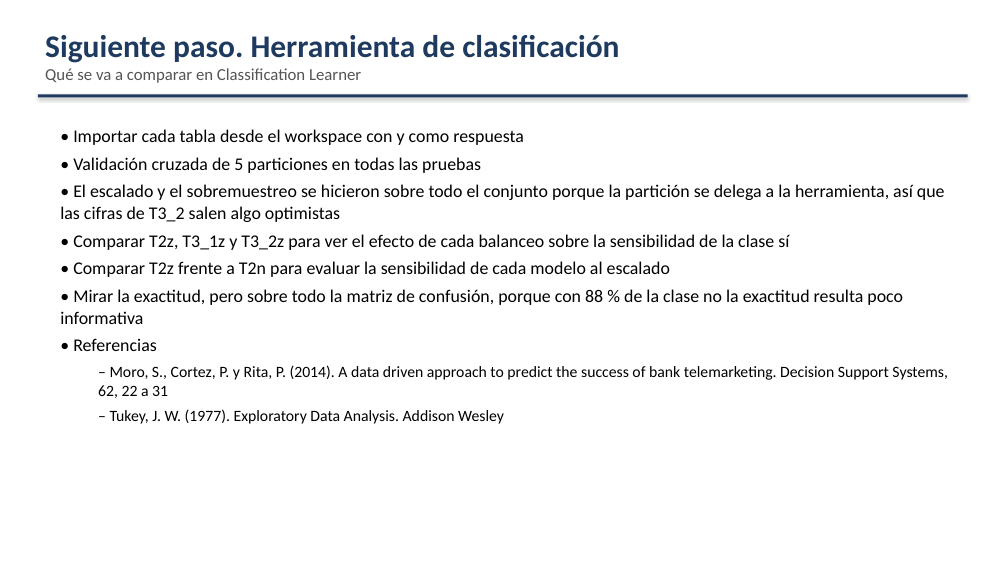
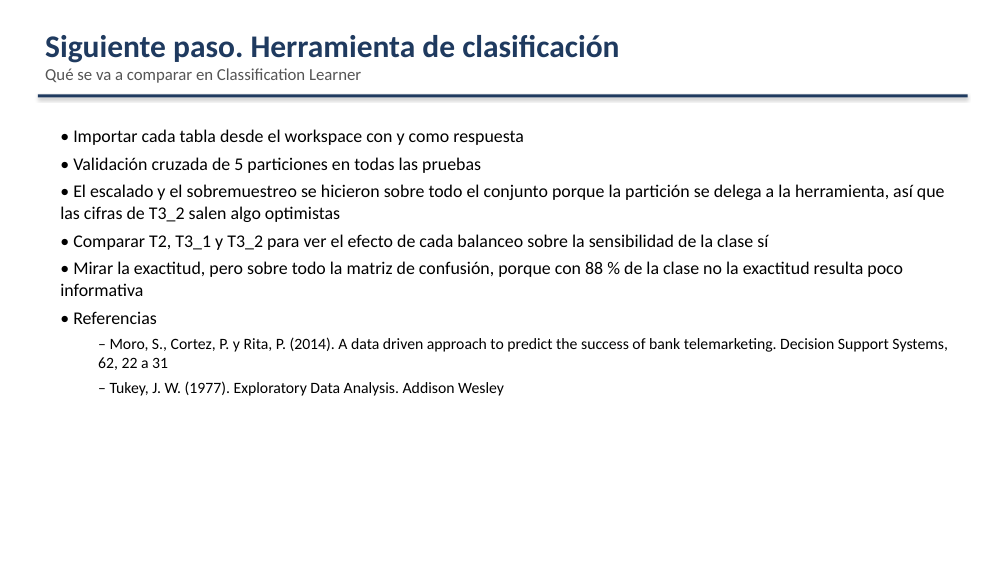
Before and after one commit to Checho019/maestria-inteligencia-computacional, a slide deck: slide 15 of Exposicion Bank/exposicion_bank.pptx. Drawn at 1008x567 pixels with LibreOffice and Linux fonts; fonts in the diff are those of the drawing. Boxes give left, top, right and bottom in pixels: in the first picture for what was removed or moved away, otherwise in the second. Text is boxed around its words. In the diff, an @@ line names an element or a change of style, - is before the commit and + after.

```diff
--- a/Exposicion Bank/exposicion_bank.pptx
+++ b/Exposicion Bank/exposicion_bank.pptx
@@ text at <box>73,234,768,250</box>: text changed @@
-• Comparar T2z, T3_1z y T3_2z para ver el efecto de cada balanceo sobre la sensibilidad de la clase sí
-• Comparar T2z frente a T2n para evaluar la sensibilidad de cada modelo al escalado
+• Comparar T2, T3_1 y T3_2 para ver el efecto de cada balanceo sobre la sensibilidad de la clase sí
```
Also in this commit, not shown: 6 other slides changed, 12 other files.
